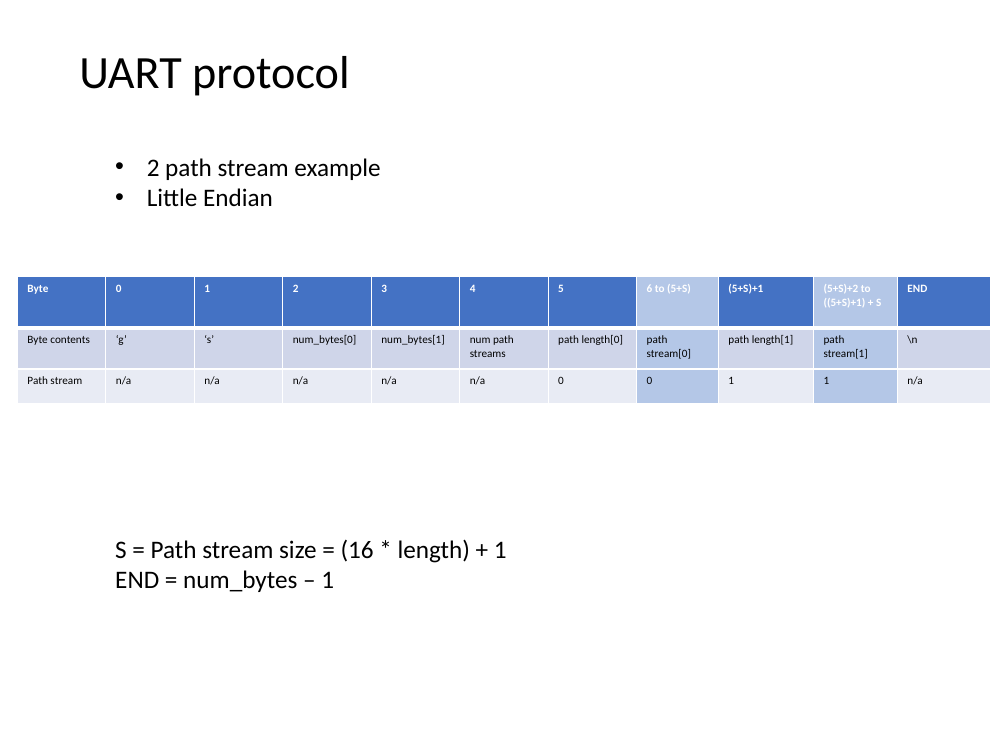
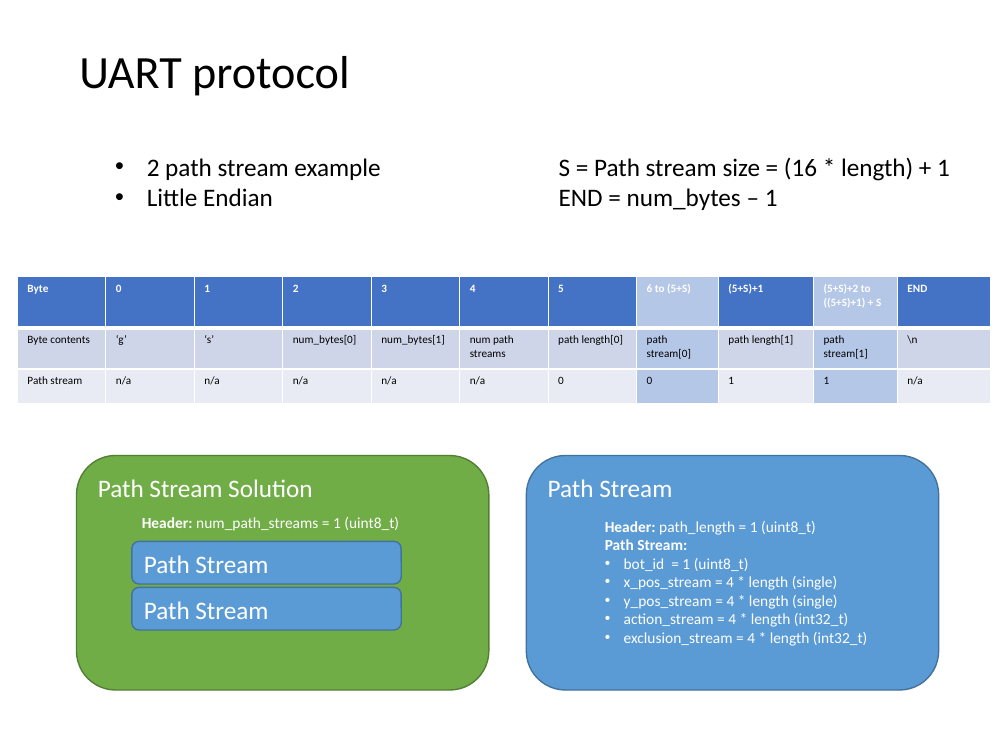
Before and after one commit to gestalt-arch/gestalt-arch, a slide deck: slide 13 of docs/project-spec.pptm. Drawn at 1008x756 pixels with LibreOffice and Linux fonts; fonts in the diff are those of the drawing. Boxes give left, top, right and bottom in pixels: in the first picture for what was removed or moved away, otherwise in the second. Text is boxed around its words. In the diff, an @@ line names an element or a change of style, - is before the commit and + after.

Commit message:
Fixed issues in deserialization and UART protocol definition

```diff
--- a/docs/project-spec.pptm
+++ b/docs/project-spec.pptm
@@ text "S = Path stream size ..." moved from (x1=115, y1=539, x2=507, y2=592) to (x1=559, y1=158, x2=950, y2=210) @@
@@ rounded rectangle added at (x1=77, y1=456, x2=489, y2=690), fill #70AD47, outline #538035 1 pt, 18 pt, text #FFFFFF @@
+Path Stream Solution
@@ rounded rectangle added at (x1=526, y1=456, x2=938, y2=690), fill #5B9BD5, outline #43739E 1 pt, 18 pt, text #FFFFFF @@
+Path Stream
@@ text added at (x1=142, y1=517, x2=399, y2=531), 11 pt, text #FFFFFF @@
+Header: num_path_streams = 1 (uint8_t)
@@ text added at (x1=605, y1=521, x2=867, y2=646), 11 pt, text #FFFFFF @@
+Header: path_length = 1 (uint8_t)
+Path Stream:
+• bot_id = 1 (uint8_t)
+• x_pos_stream = 4 * length (single)
+• y_pos_stream = 4 * length (single)
+• action_stream = 4 * length (int32_t)
+• exclusion_stream = 4 * length (int32_t)
@@ rounded rectangle added at (x1=132, y1=541, x2=401, y2=584), fill #5B9BD5, outline #43739E 1 pt, 18 pt, text #FFFFFF @@
+Path Stream
@@ rounded rectangle added at (x1=132, y1=588, x2=401, y2=630), fill #5B9BD5, outline #43739E 1 pt, 18 pt, text #FFFFFF @@
+Path Stream
```
Also in this commit, not shown: 1 slide added, 3 other files.
